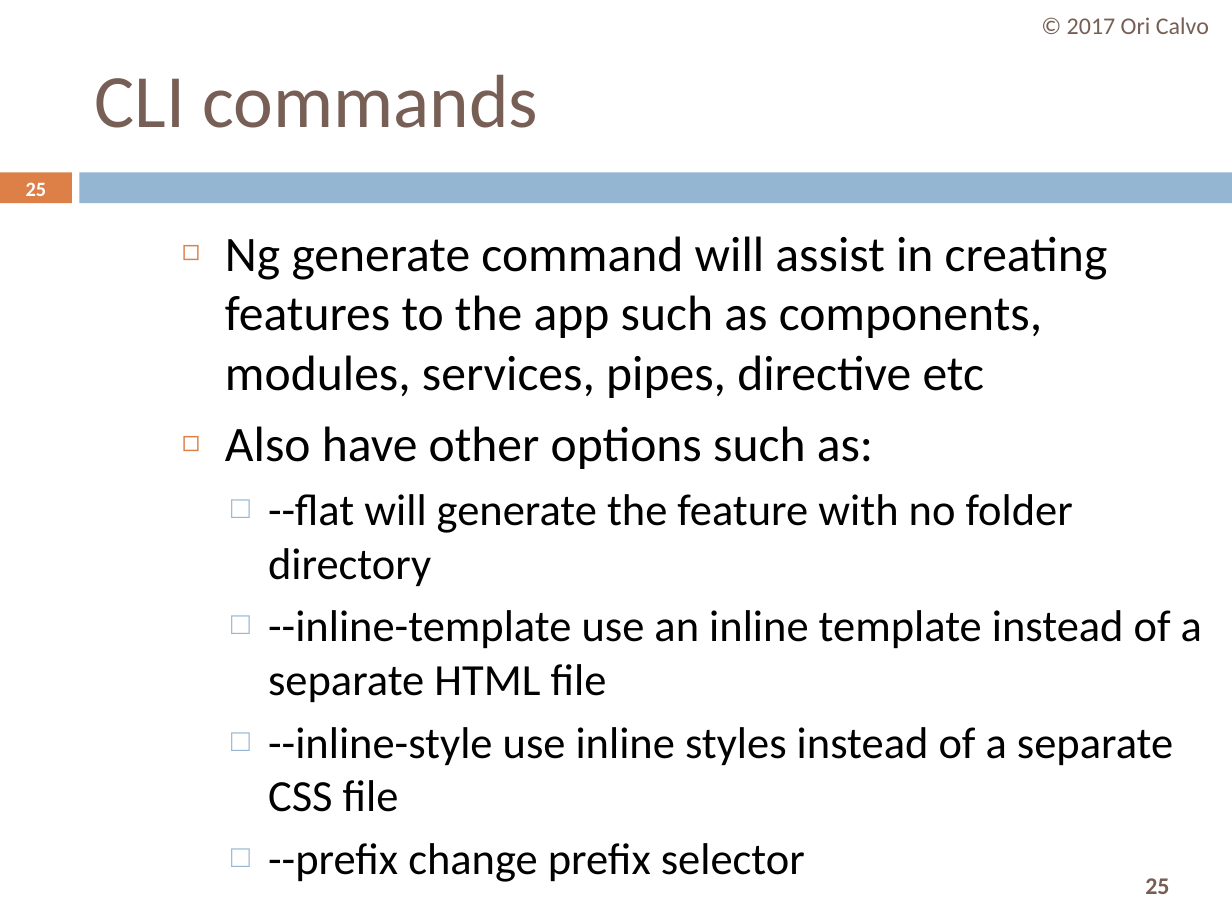
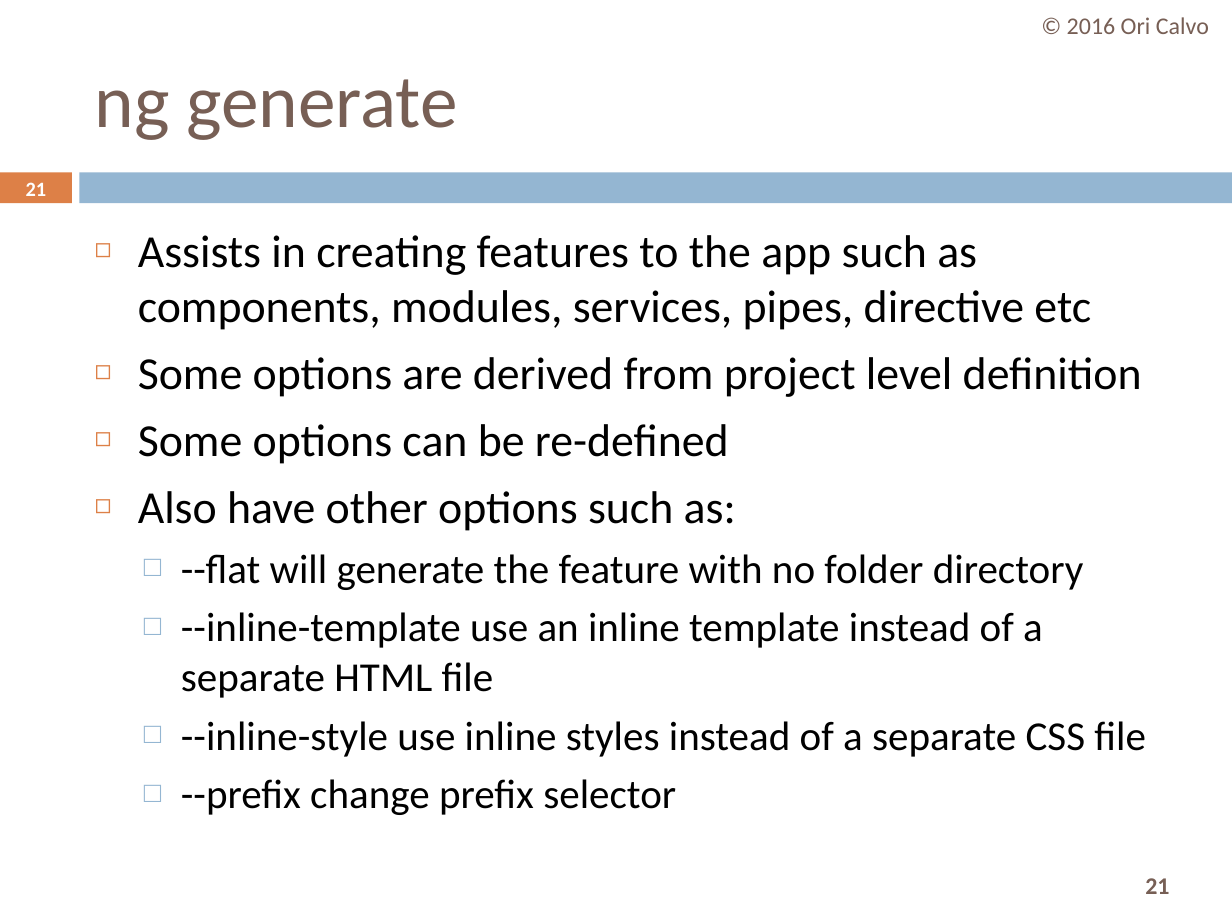
Before and after one commit to oricalvo/course-angular, a slide deck: slide 21 of PPTs/01 Build & Setup.pptx (slide 25 before the commit). Drawn at 1232x924 pixels with LibreOffice and Linux fonts; fonts in the diff are those of the drawing. Boxes give left, top, right and bottom in pixels: in the first picture for what was removed or moved away, otherwise in the second. Text is boxed around its words. In the diff, an @@ line names an element or a change of style, - is before the commit and + after.

```diff
--- a/PPTs/01 Build & Setup.pptx
+++ b/PPTs/01 Build & Setup.pptx
@@ text at bbox=[1067, 17, 1209, 34]: text changed @@
-© 2017 Ori Calvo
+© 2016 Ori Calvo
@@ title at bbox=[95, 79, 458, 140]: text changed @@
-CLI commands
+ng generate
@@ page number at bbox=[26, 182, 47, 196]: text changed @@
-25
+21
@@ text "Assists in creating features to ...": place and size @@
-text "Assists in creating features to ..." at bbox=[225, 236, 1202, 882]
+text "Assists in creating features to ..." at bbox=[138, 235, 1146, 815]
@@ text at bbox=[138, 235, 1142, 464]: text changed; size 29 to 26.8 pt @@
-◻ Ng generate command will assist in creating features to the app such as components, modules, services, pipes, directive etc
+◻ Assists in creating features to the app such as components, modules, services, pipes, directive etc
+◻ Some options are derived from project level definition
+◻ Some options can be re-defined
@@ text at bbox=[138, 491, 1146, 815]: size 29 to 26.8 pt in "Also have other options such as:"; size 26 to 24.1 pt in "--flat will generate the feature with no ...", "--inline-template use an inline template instead of ...", "--inline-style use inline styles instead of a ...", "--prefix change prefix selector" @@
@@ page number at bbox=[1145, 878, 1169, 894]: text changed @@
-25
+21
```
Also in this commit, not shown: 10 other slides changed, 5 slides added, 27 slides removed.
